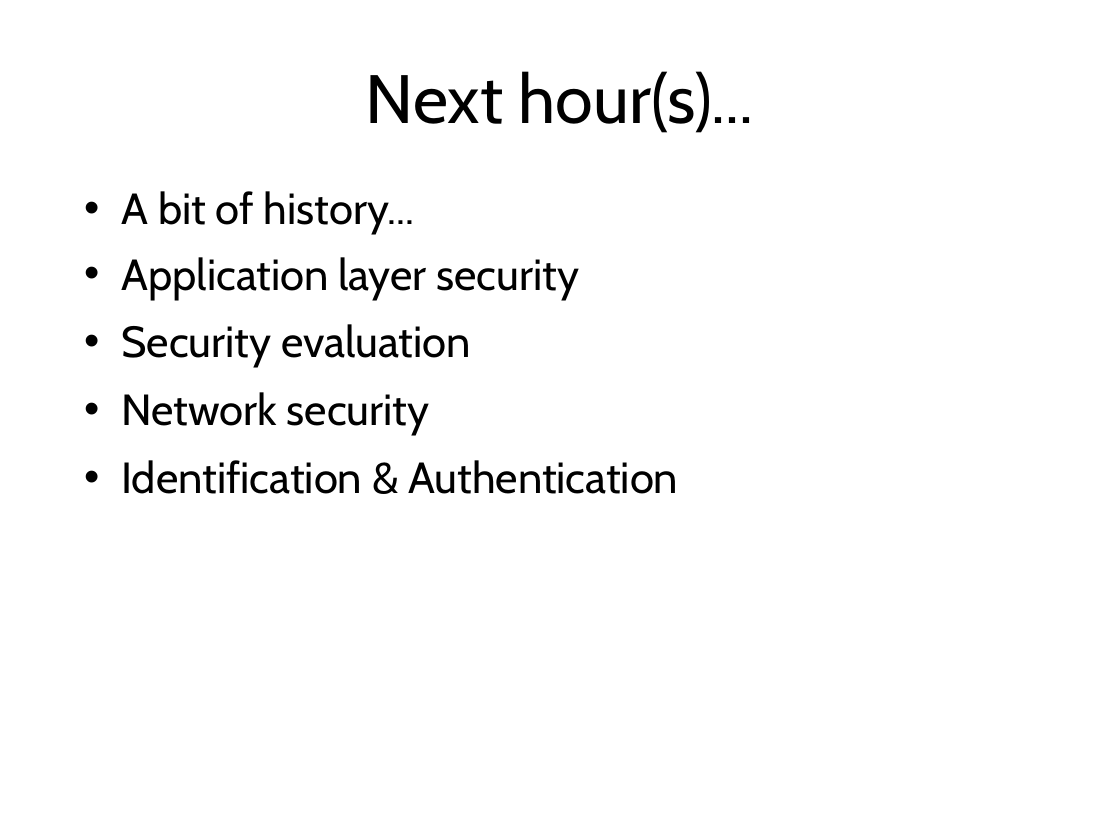
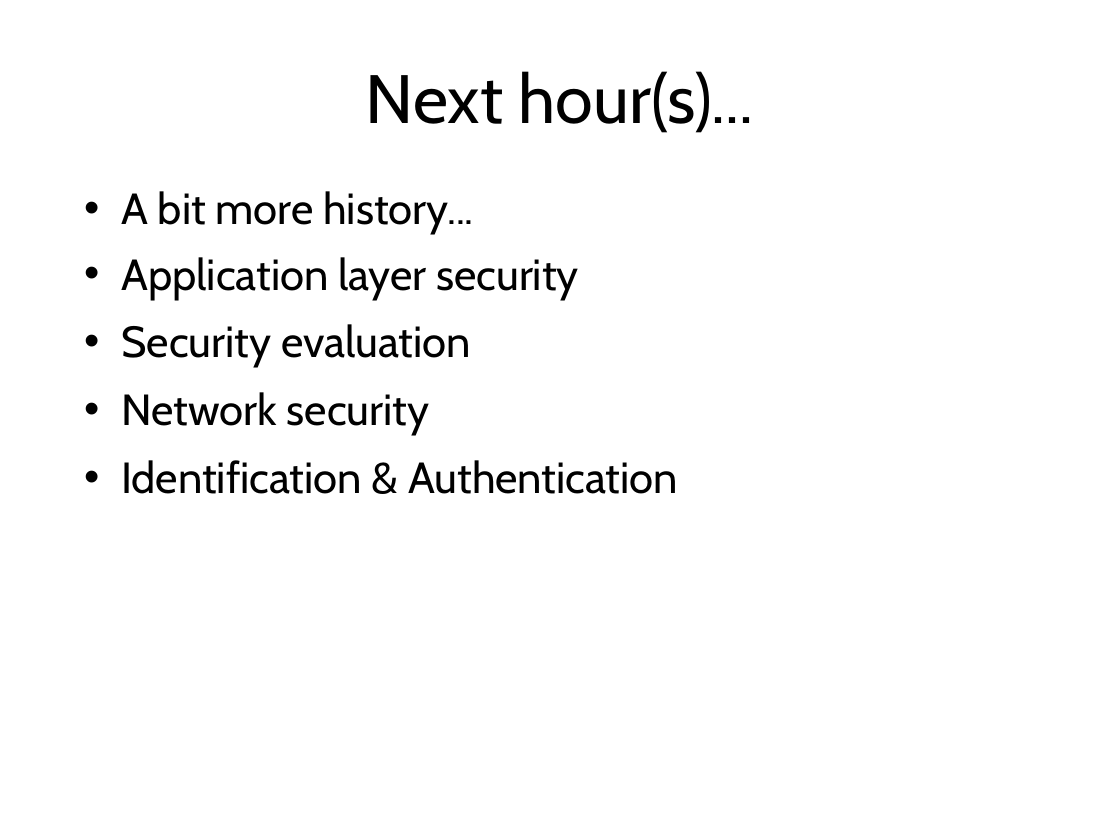
Before and after one commit to sftcd/cs7053, a slide deck: slide 3 of 2016lectures/02-concepts.ppt. Drawn at 1120x840 pixels with LibreOffice and Linux fonts; fonts in the diff are those of the drawing. Boxes give left, top, right and bottom in pixels: in the first picture for what was removed or moved away, otherwise in the second. Text is boxed around its words. In the diff, an @@ line names an element or a change of style, - is before the commit and + after.

```diff
--- a/2016lectures/02-concepts.ppt
+++ b/2016lectures/02-concepts.ppt
@@ text at [121, 191, 473, 235]: text changed @@
-• A bit of history...
+• A bit more history...
```
Also in this commit, not shown: 42 other slides changed, 4 slides added, 5 other files.
